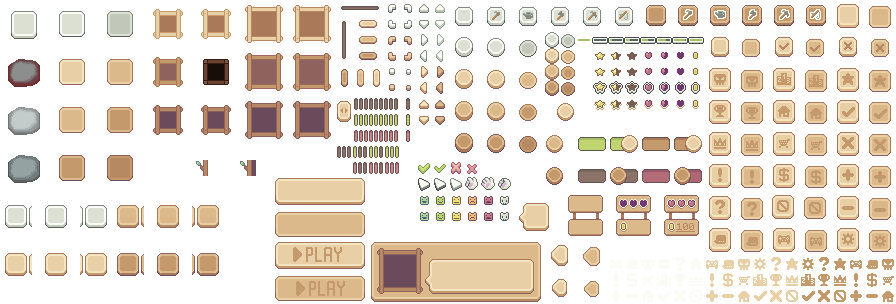
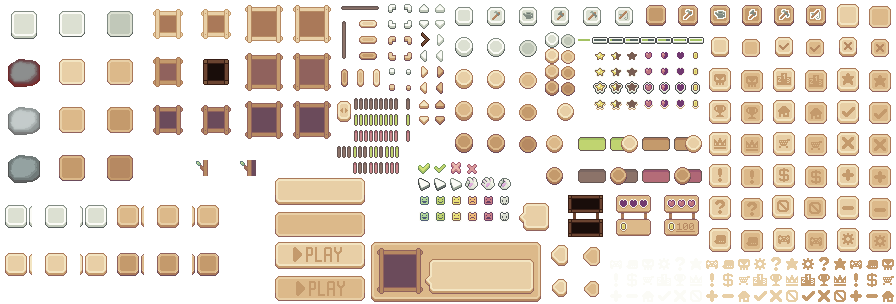
Layer changes from the first 896 × 304 image to the second:
painted on "basic_ui_sprites.png" over [421, 32, 603, 237]
